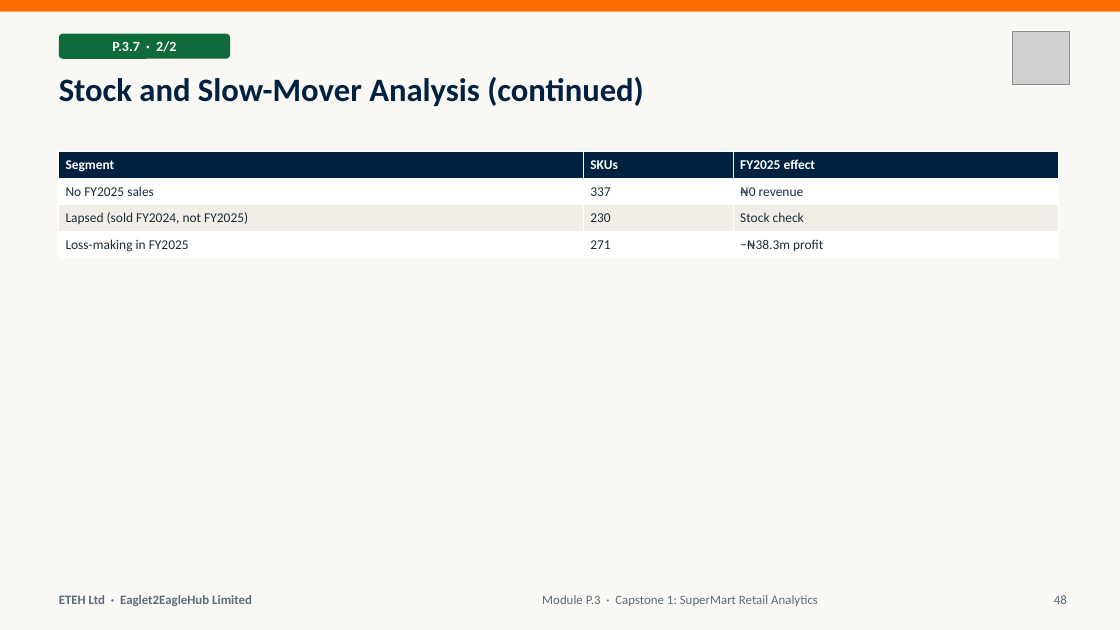
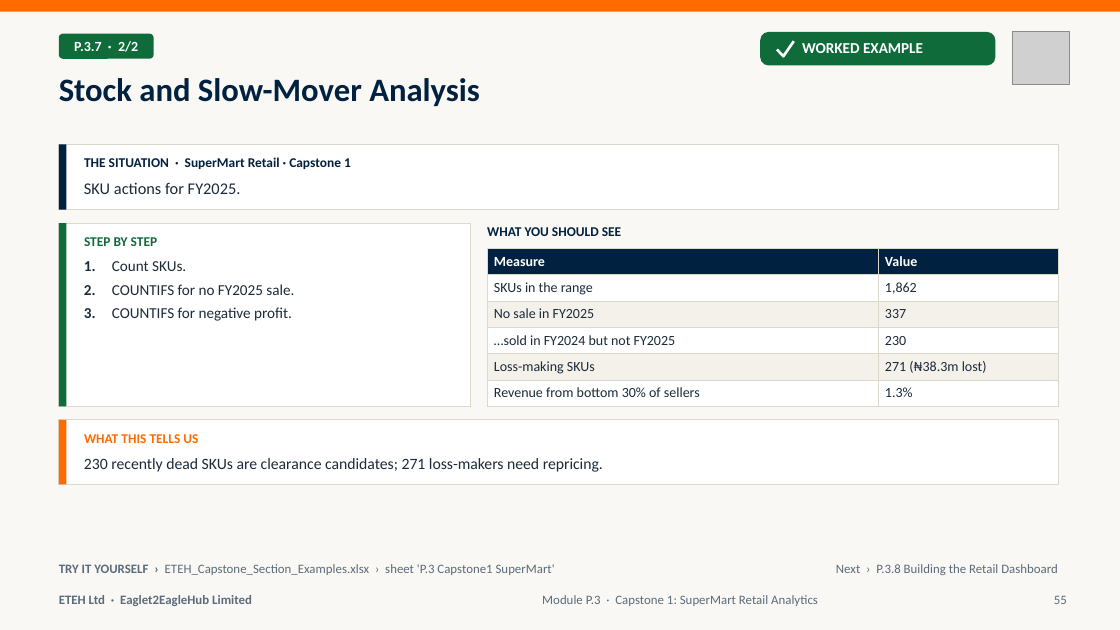
Before and after one commit to MaxiKen/ETEH, a slide deck: slide 55 of ETEH_Bootcamp_Pack/ETEH_Vol5_Capstone_Career_Slides.pptx (slide 48 before the commit). Drawn at 1120x630 pixels with LibreOffice and Linux fonts; fonts in the diff are those of the drawing; grey boxes stand for pictures. Boxes give left, top, right and bottom in pixels: in the first picture for what was removed or moved away, otherwise in the second. Text is boxed around its words. In the diff, an @@ line names an element or a change of style, - is before the commit and + after.

Commit message:
Vol5 v2: all 80 capstone/career topics revised (concept + worked example); capstone workbook text fixes

```diff
--- a/ETEH_Bootcamp_Pack/ETEH_Vol5_Capstone_Career_Slides.pptx
+++ b/ETEH_Bootcamp_Pack/ETEH_Vol5_Capstone_Career_Slides.pptx
@@ text "P.3.7 · 2/2": place and size @@
-text "P.3.7 · 2/2" at bbox=[112, 41, 176, 52]
+text "P.3.7 · 2/2" at bbox=[74, 41, 138, 52]
@@ rounded rectangle: place and size @@
-rounded rectangle at bbox=[59, 34, 230, 59]
+rounded rectangle at bbox=[59, 34, 154, 59]
@@ rounded rectangle added at bbox=[760, 32, 996, 66], fill #0F6B3A @@
@@ freeform shape added at bbox=[777, 41, 794, 56], outline #FFFFFF 2.25 pt @@
@@ text added at bbox=[802, 43, 923, 53], 13 pt, text #FFFFFF, bold @@
+WORKED EXAMPLE
@@ title at bbox=[59, 78, 480, 106]: text changed @@
-Stock and Slow-Mover Analysis (continued)
+Stock and Slow-Mover Analysis
@@ rectangle added at bbox=[59, 145, 1059, 210], fill #FFFFFF, outline #DDD8CC 0.75 pt @@
@@ rectangle added at bbox=[59, 145, 66, 210], fill #00213F @@
@@ table removed at bbox=[59, 151, 1059, 259], 4 rows, 3 columns @@
-Segment | SKUs | FY2025 effect
-No FY2025 sales | 337 | ₦0 revenue
-Lapsed (sold FY2024, not FY2025) | 230 | Stock check
-Loss-making in FY2025 | 271 | −₦38.3m profit
@@ text added at bbox=[84, 157, 351, 169], 11.5 pt, text #00213F, bold @@
+THE SITUATION · SuperMart Retail · Capstone 1
@@ text added at bbox=[84, 182, 241, 194], 14 pt, text #1B2B3A @@
+SKU actions for FY2025.
@@ rectangle added at bbox=[59, 223, 471, 407], fill #FFFFFF, outline #DDD8CC 0.75 pt @@
@@ rectangle added at bbox=[59, 223, 66, 407], fill #0F6B3A @@
@@ text added at bbox=[84, 237, 158, 246], 11.5 pt, text #0F6B3A, bold @@
+STEP BY STEP
@@ text added at bbox=[487, 227, 621, 236], 11.5 pt, text #00213F, bold @@
+WHAT YOU SHOULD SEE
@@ text added at bbox=[84, 261, 294, 321], 13 pt, text #1B2B3A @@
+1. Count SKUs.
+2. COUNTIFS for no FY2025 sale.
+3. COUNTIFS for negative profit.
@@ table added at bbox=[487, 249, 1059, 407], 6 rows, 2 columns @@
+Measure | Value
+SKUs in the range | 1,862
+No sale in FY2025 | 337
+…sold in FY2024 but not FY2025 | 230
+Loss-making SKUs | 271 (₦38.3m lost)
+Revenue from bottom 30% of sellers | 1.3%
@@ rectangle added at bbox=[59, 420, 1059, 485], fill #FFFFFF, outline #DDD8CC 0.75 pt @@
@@ rectangle added at bbox=[59, 420, 66, 485], fill #FF6B00 @@
@@ text added at bbox=[84, 434, 198, 443], 11.5 pt, text #FF6B00, bold @@
+WHAT THIS TELLS US
@@ text added at bbox=[84, 458, 603, 472], 13.5 pt, text #1B2B3A @@
+230 recently dead SKUs are clearance candidates; 271 loss-makers need repricing.
@@ text added at bbox=[59, 564, 555, 575], 11 pt, text #5B6B7A @@
+TRY IT YOURSELF › ETEH_Capstone_Section_Examples.xlsx › sheet 'P.3 Capstone1 SuperMart'
@@ text added at bbox=[836, 564, 1058, 575], 11 pt, text #5B6B7A @@
+Next › P.3.8 Building the Retail Dashboard
@@ text at bbox=[1054, 596, 1067, 604]: text changed @@
-48
+55
```
Also in this commit, not shown: 15 other slides changed, 156 slides added, 107 slides removed, 14 other files.
